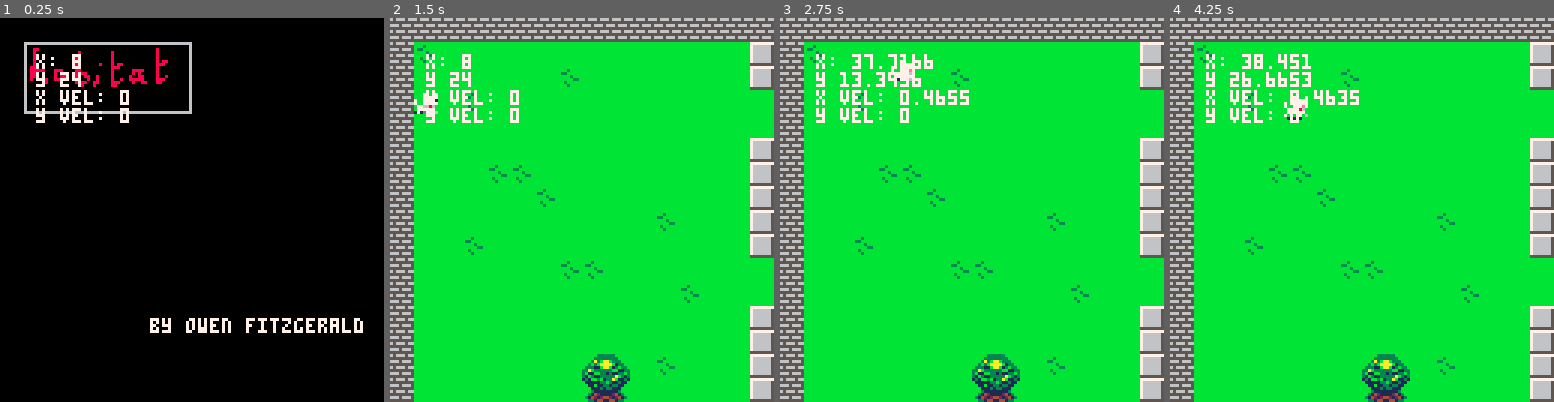
Above: before the commit, frames 1-4 (left to right).
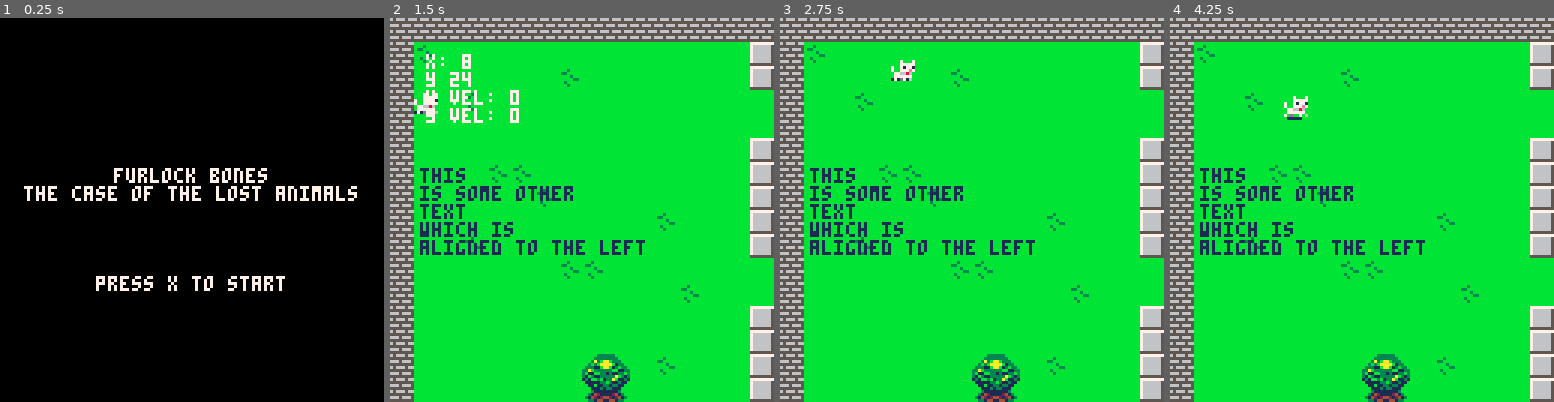
Above: after the commit, the same moments.

Repository: Mackeriah/FurlockBones-game
Game: PICO-8 cartridge habitat.p8
The game is run twice, just before and just after one commit, with the same random seed, the same clock (stepped at 60 frames per second) and the same inputs.
Inputs:
- Up to frame 1 (0.25 s): no input
- Up to frame 2 (1.5 s): tap X (X key) at 0.33, 1.07 s; tap O (Z key) at 0.7 s
- Up to frame 3 (2.75 s): hold Right 1.6-2.1 s; tap O (Z key) at 1.7, 2.1, 2.5 s; tap X (X key) at 1.85 s; hold Up 2.15-2.42 s; hold Right from 2.47 s (still down)
- Up to frame 4 (4.25 s): tap O (Z key) every 0.4 s from 2.9 to 4.1 s; tap X (X key) at 2.97, 4.08 s; release Right at 3.03 s; hold Left 3.08-3.58 s; hold Down 3.63-3.97 s; hold Right from 4.02 s (still down)

The runs differ from the first frame. In frame 1, 6.2% of the frame differs, in the area x 6-95%, y 6-83%; in frame 2, 2.4%; in frame 3, 4.0%; in frame 4, 4.1%.

Commit message:
created text format and display function

Diff:
--- a/habitat.p8
+++ b/habitat.p8
@@ -2,6 +2,7 @@
 version 36
 __lua__
 function _init()
+	debug_mode = false
 	player()
 	camera_x = 0
 	camera_y = 0
@@ -11,12 +12,21 @@
 	anim_wait = 0.1
 end
 
+function toggle_debug_mode()
+	if (btnp(🅾️)) and (debug_mode == false) then
+		debug_mode = true
+	elseif (btnp(🅾️)) and (debug_mode == true) then
+	  	debug_mode = false
+	end
+end
+
 -- external logging file
 function log(text,overwrite)
 		printh(text, "log", overwrite)
 end
 
 function _update60()
+	toggle_debug_mode()
 	if game == true then
 	 move_player()
 	 camera_control()
@@ -33,23 +43,57 @@
 	if game == true then start_game() end
 
 	-- debugging
-	print("x: "..player.x,12,12,7)
-	print("y "..player.y)
-	print("x vel: "..player.velocity_x)
-	print("y vel: "..player.velocity_y)
+	if (debug_mode == true) then
+		print("x: "..player.x,12,12,7)
+		print("y "..player.y)
+		print("x vel: "..player.velocity_x)
+		print("y vel: "..player.velocity_y)
+	end
 end
 
 function draw_menu()
-	map(110,0,0,0,128,64)
-	print("by owen fitzgerald",50,100,7)
+	--map(110,0,0,0,128,64)
+	format_text_centred(text_array, 7)
+end
+
+text_array = {}
+text_array[1] = "furlock bones"
+text_array[2] = "the case of the lost animals"
+text_array[3] = ""
+text_array[4] = ""
+text_array[5] = ""
+text_array[6] = ""
+text_array[7] = "press x to start"
+
+other_array = {}
+other_array[1] = "this"
+other_array[2] = "is some other"
+other_array[3] = "text"
+other_array[4] = "which is"
+other_array[5] = "aligned to the left"
+
+function format_text_centred(array, colour)
+	height = 50
+	for i in all(array) do
+		print(i,64-#i*2, height, colour)
+		height += 6
+	end
+end
+
+function format_text_left(array, colour)
+	height = 50
+	for i in all(array) do
+		print(i,10, height, colour)
+		height += 6
+	end
 end
 
 function start_game()
  camera(camera_x,camera_y)
  map(0,0,0,0,128,32)
  spr(1+player.sprite,player.x,player.y,1,1,player.direction==-1)
-end
-
+ format_text_left(other_array, 1)
+end
 
 -->8
 --player functions
